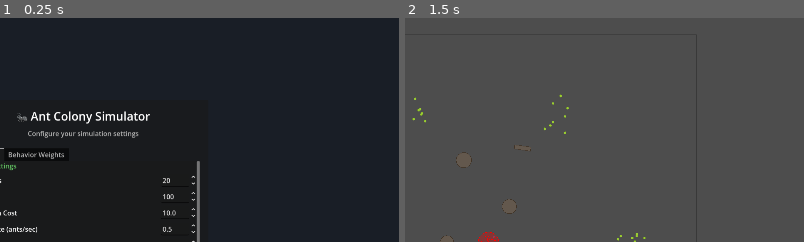
Above: before the commit, frames 1-2 (left to right).
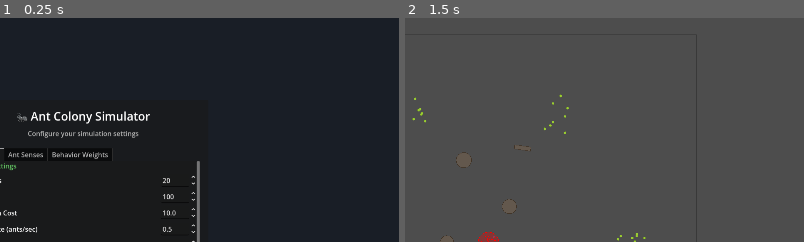
Above: after the commit, the same moments.

Repository: Ctharo/MoreAnts
Game: Godot game, scene res://scenes/game_entry.tscn
Same seed, same stepped clock (60 frames per second), same inputs: the game is played once before the commit and once after it.
Inputs:
- Up to frame 1 (0.25 s): no input
- Up to frame 2 (1.5 s): click "Reset Defaults" at 0.5 s; click "▶ Start Simulation" at 1.25 s
The pictures show only the part of the screen within x 40-89%, y 0-50%; the shares and areas given below are measured in that part.

The runs differ from the first frame. In frame 1, 0.4% of the frame differs, in the area x 2-28%, y 58-64%; in frame 2, nothing differs.

Commit message:
Add Ant Senses settings tab and configurable sensing parameters
Introduces a new 'Ant Senses' tab in the settings screen, allowing users to configure ant sensing and movement parameters such as scent range, visual range, obstacle detection, pickup range, base speed, and turn rate. Updates SettingsManager and ant.gd to support these new settings, and dynamically builds the UI for these controls. Also ensures settings are loaded, saved, and reset properly.

Diff:
--- a/scenes/settings_screen.tscn
+++ b/scenes/settings_screen.tscn
@@ -279,6 +279,23 @@
 step = 0.01
 value = 1.0
 
+[node name="Ant Senses" type="ScrollContainer" parent="CenterContainer/PanelContainer/MarginContainer/VBox/TabContainer"]
+layout_mode = 2
+horizontal_scroll_mode = 0
+
+[node name="SensesVBox" type="VBoxContainer" parent="CenterContainer/PanelContainer/MarginContainer/VBox/TabContainer/Ant Senses"]
+unique_name_in_owner = true
+layout_mode = 2
+size_flags_horizontal = 3
+theme_override_constants/separation = 8
+
+[node name="InfoLabel" type="Label" parent="CenterContainer/PanelContainer/MarginContainer/VBox/TabContainer/Ant Senses/SensesVBox"]
+layout_mode = 2
+theme_override_colors/font_color = Color(0.6, 0.6, 0.6, 1)
+theme_override_font_sizes/font_size = 11
+text = "Configure how ants perceive their environment. Hover for details."
+autowrap_mode = 2
+
 [node name="Behavior Weights" type="ScrollContainer" parent="CenterContainer/PanelContainer/MarginContainer/VBox/TabContainer"]
 layout_mode = 2
 horizontal_scroll_mode = 0
--- a/scripts/autoloads/settings_manager.gd
+++ b/scripts/autoloads/settings_manager.gd
@@ -23,10 +23,18 @@
 	"world_width": 2000.0,
 	"world_height": 2000.0,
 	"time_scale": 1.0,
+	# Ant sensing ranges
+	"sensor_distance": 90.0,          # Pheromone/scent sensing range
+	"sight_sense_range": 60.0,        # Visual detection range for food/ants
+	"obstacle_sense_range": 35.0,     # Obstacle detection range
+	"ant_direction_sense_range": 80.0, # Social navigation range
+	"pickup_range": 20.0,             # Item pickup range
 	# Ant direction sensing (social navigation)
-	"ant_direction_sense_range": 80.0,
 	"ant_direction_carrying_boost": 2.0,
 	"ant_direction_decay": 0.5,
+	# Ant movement
+	"ant_base_speed": 80.0,
+	"ant_max_turn_rate": 9.42,  # PI * 3.0
 }
 
 ## Default behavior weights per state
--- a/scripts/colony/ant.gd
+++ b/scripts/colony/ant.gd
@@ -128,15 +128,26 @@
 	add_to_group("ants")
 	efficiency_tracker = AntEfficiencyTracker.new()
 
+	# Load all sensing and movement settings
+	_load_settings()
+
 	heading = randf() * TAU
 	desired_heading = heading
 	_goal_heading = heading
 	speed = base_speed
 
-	# Load ant direction sense range from settings
+	_connect_event_handlers()
+
+
+## Load sensing and movement parameters from SettingsManager
+func _load_settings() -> void:
+	sensor_distance = SettingsManager.get_setting("sensor_distance")
+	sight_sense_range = SettingsManager.get_setting("sight_sense_range")
+	obstacle_sense_range = SettingsManager.get_setting("obstacle_sense_range")
 	ant_direction_sense_range = SettingsManager.get_setting("ant_direction_sense_range")
-
-	_connect_event_handlers()
+	pickup_range = SettingsManager.get_setting("pickup_range")
+	base_speed = SettingsManager.get_setting("ant_base_speed")
+	max_turn_rate = SettingsManager.get_setting("ant_max_turn_rate")
 
 
 func _connect_event_handlers() -> void:
--- a/scripts/ui/settings_screen.gd
+++ b/scripts/ui/settings_screen.gd
@@ -1,6 +1,6 @@
 extends Control
 ## SettingsScreen - Pre-game configuration screen with persistent settings
-## Includes tabs for General Settings and Behavior Weights
+## Includes tabs for General Settings, Ant Senses, and Behavior Weights
 
 signal play_requested
 
@@ -23,8 +23,84 @@
 @onready var reset_weights_button: Button = %ResetWeightsButton
 #endregion
 
+#region UI References - Ant Senses
+@onready var senses_vbox: VBoxContainer = %SensesVBox
+#endregion
+
 #region UI References - Behavior Weights
 @onready var behavior_vbox: VBoxContainer = %BehaviorVBox
+#endregion
+
+#region Sense Setting Controls
+## Stores references to sense spinboxes: setting_key -> SpinBox
+var _sense_spinboxes: Dictionary = {}
+
+## Sense settings configuration: key -> {label, min, max, step, tooltip}
+var _sense_settings_config: Dictionary = {
+	"sensor_distance": {
+		"label": "Scent/Pheromone Range",
+		"min": 20.0,
+		"max": 200.0,
+		"step": 5.0,
+		"tooltip": "How far ants can detect pheromone trails (chemical sensing)",
+	},
+	"sight_sense_range": {
+		"label": "Visual Range",
+		"min": 10.0,
+		"max": 150.0,
+		"step": 5.0,
+		"tooltip": "How far ants can see food and other ants",
+	},
+	"obstacle_sense_range": {
+		"label": "Obstacle Detection Range",
+		"min": 10.0,
+		"max": 100.0,
+		"step": 5.0,
+		"tooltip": "How far ahead ants detect obstacles for avoidance",
+	},
+	"ant_direction_sense_range": {
+		"label": "Social Sensing Range",
+		"min": 20.0,
+		"max": 200.0,
+		"step": 5.0,
+		"tooltip": "Range for observing other ants' movement directions",
+	},
+	"pickup_range": {
+		"label": "Pickup Range",
+		"min": 5.0,
+		"max": 50.0,
+		"step": 2.0,
+		"tooltip": "How close an ant must be to pick up food",
+	},
+	"ant_base_speed": {
+		"label": "Base Speed",
+		"min": 20.0,
+		"max": 200.0,
+		"step": 5.0,
+		"tooltip": "Default movement speed for ants",
+	},
+	"ant_max_turn_rate": {
+		"label": "Max Turn Rate",
+		"min": 1.0,
+		"max": 15.0,
+		"step": 0.5,
+		"tooltip": "How quickly ants can change direction (radians/sec)",
+	},
+	"ant_direction_carrying_boost": {
+		"label": "Carrying Direction Boost",
+		"min": 0.5,
+		"max": 5.0,
+		"step": 0.25,
+		"tooltip": "How much more weight carrying ants have in social navigation hints",
+	},
+	"ant_direction_decay": {
+		"label": "Direction Hint Decay",
+		"min": 0.1,
+		"max": 1.0,
+		"step": 0.05,
+		"tooltip": "How quickly direction hints decay with distance (lower = faster decay)",
+	},
+}
 #endregion
 
 #region Behavior Weight Controls
@@ -55,6 +131,7 @@
 func _ready() -> void:
 	_connect_signals()
 	_load_settings_to_ui()
+	_build_senses_ui()
 	_build_behavior_weights_ui()
 
 
@@ -91,6 +168,94 @@
 	world_width_spin.value = SettingsManager.get_setting("world_width")
 	world_height_spin.value = SettingsManager.get_setting("world_height")
 	time_scale_spin.value = SettingsManager.get_setting("time_scale")
+
+
+#region Ant Senses UI Building
+func _build_senses_ui() -> void:
+	## Dynamically builds the ant sensing controls
+	_sense_spinboxes.clear()
+
+	# Group settings by category
+	var sensing_keys: Array[String] = [
+		"sensor_distance", "sight_sense_range", "obstacle_sense_range",
+		"ant_direction_sense_range", "pickup_range"
+	]
+	var movement_keys: Array[String] = ["ant_base_speed", "ant_max_turn_rate"]
+	var social_keys: Array[String] = ["ant_direction_carrying_boost", "ant_direction_decay"]
+
+	# Sensing Ranges section
+	_add_section_header(senses_vbox, "Sensing Ranges", Color(0.3, 0.8, 0.3, 1))
+	for key: String in sensing_keys:
+		_create_sense_row(senses_vbox, key)
+
+	# Separator
+	var sep1: HSeparator = HSeparator.new()
+	sep1.add_theme_constant_override("separation", 8)
+	senses_vbox.add_child(sep1)
+
+	# Movement section
+	_add_section_header(senses_vbox, "Movement", Color(0.3, 0.6, 0.9, 1))
+	for key: String in movement_keys:
+		_create_sense_row(senses_vbox, key)
+
+	# Separator
+	var sep2: HSeparator = HSeparator.new()
+	sep2.add_theme_constant_override("separation", 8)
+	senses_vbox.add_child(sep2)
+
+	# Social Navigation section
+	_add_section_header(senses_vbox, "Social Navigation", Color(0.9, 0.6, 0.3, 1))
+	for key: String in social_keys:
+		_create_sense_row(senses_vbox, key)
+
+
+func _add_section_header(container: VBoxContainer, title: String, color: Color) -> void:
+	var header: Label = Label.new()
+	header.text = title
+	header.add_theme_font_size_override("font_size", 14)
+	header.add_theme_color_override("font_color", color)
+	container.add_child(header)
+
+
+func _create_sense_row(container: VBoxContainer, setting_key: String) -> void:
+	## Creates a single sense setting row with label and spinbox
+	if not _sense_settings_config.has(setting_key):
+		return
+
+	var config: Dictionary = _sense_settings_config[setting_key]
+	var current_value: float = SettingsManager.get_setting(setting_key)
+
+	var row: HBoxContainer = HBoxContainer.new()
+
+	# Label
+	var label: Label = Label.new()
+	label.text = config.get("label", setting_key)
+	label.size_flags_horizontal = Control.SIZE_EXPAND_FILL
+	label.add_theme_font_size_override("font_size", 12)
+	label.tooltip_text = config.get("tooltip", "")
+	row.add_child(label)
+
+	# Spinbox
+	var spinbox: SpinBox = SpinBox.new()
+	spinbox.min_value = config.get("min", 0.0)
+	spinbox.max_value = config.get("max", 100.0)
+	spinbox.step = config.get("step", 1.0)
+	spinbox.value = current_value
+	spinbox.custom_minimum_size = Vector2(90, 0)
+	spinbox.tooltip_text = config.get("tooltip", "")
+	spinbox.value_changed.connect(_on_sense_setting_changed.bind(setting_key))
+	row.add_child(spinbox)
+
+	# Store reference
+	_sense_spinboxes[setting_key] = spinbox
+
+	container.add_child(row)
+
+
+func _on_sense_setting_changed(value: float, setting_key: String) -> void:
+	SettingsManager.set_setting(setting_key, value)
+	SettingsManager.save_settings()
+#endregion
 
 
 #region Behavior Weights UI Building
@@ -214,6 +379,7 @@
 func _on_reset_pressed() -> void:
 	SettingsManager.reset_to_defaults()
 	_load_settings_to_ui()
+	_refresh_senses_ui()
 	_refresh_behavior_weights_ui()
 
 
@@ -222,6 +388,13 @@
 	SettingsManager.reset_behavior_weights()
 	_refresh_behavior_weights_ui()
 #endregion
+
+
+func _refresh_senses_ui() -> void:
+	## Refreshes all sense spinbox values from settings
+	for setting_key: String in _sense_spinboxes:
+		var spinbox: SpinBox = _sense_spinboxes[setting_key]
+		spinbox.value = SettingsManager.get_setting(setting_key)
 
 
 func _refresh_behavior_weights_ui() -> void:
